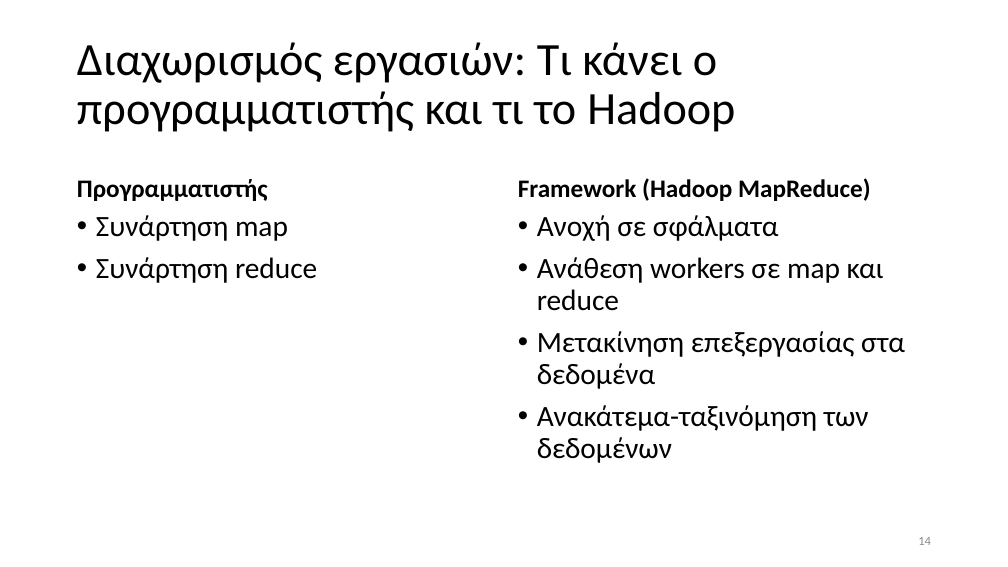
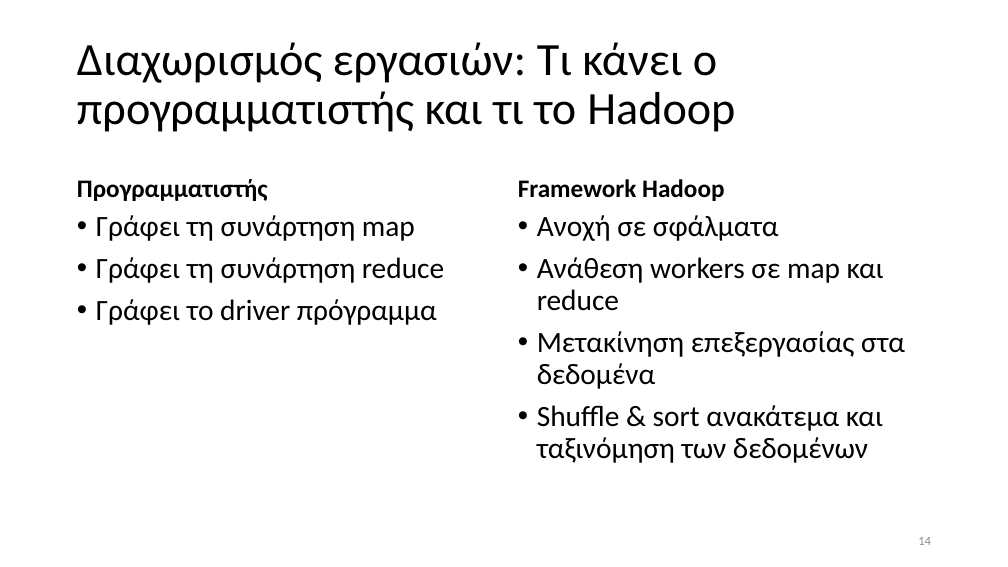
Before and after one commit to chgogos/big_data, a slide deck: slide 14 of 03. Apache Hadoop-Map Reduce.pptx. Drawn at 1008x567 pixels with LibreOffice and Linux fonts; fonts in the diff are those of the drawing. Boxes give left, top, right and bottom in pixels: in the first picture for what was removed or moved away, otherwise in the second. Text is boxed around its words. In the diff, an @@ line names an element or a change of style, - is before the commit and + after.

```diff
--- a/03. Apache Hadoop-Map Reduce.pptx
+++ b/03. Apache Hadoop-Map Reduce.pptx
@@ text at box(518, 179, 724, 201): text changed @@
-Framework (Hadoop MapReduce)
+Framework Hadoop
@@ text at box(96, 215, 444, 325): text changed @@
-• Συνάρτηση map
-• Συνάρτηση reduce
+• Γράφει τη συνάρτηση map
+• Γράφει τη συνάρτηση reduce
+• Γράφει το driver πρόγραμμα
@@ text at box(537, 405, 883, 463): text changed @@
-• Ανακάτεμα-ταξινόμηση των δεδομένων
+• Shuffle & sort ανακάτεμα και ταξινόμηση των δεδομένων
```
Also in this commit, not shown: 11 other slides changed, 9 other files.
